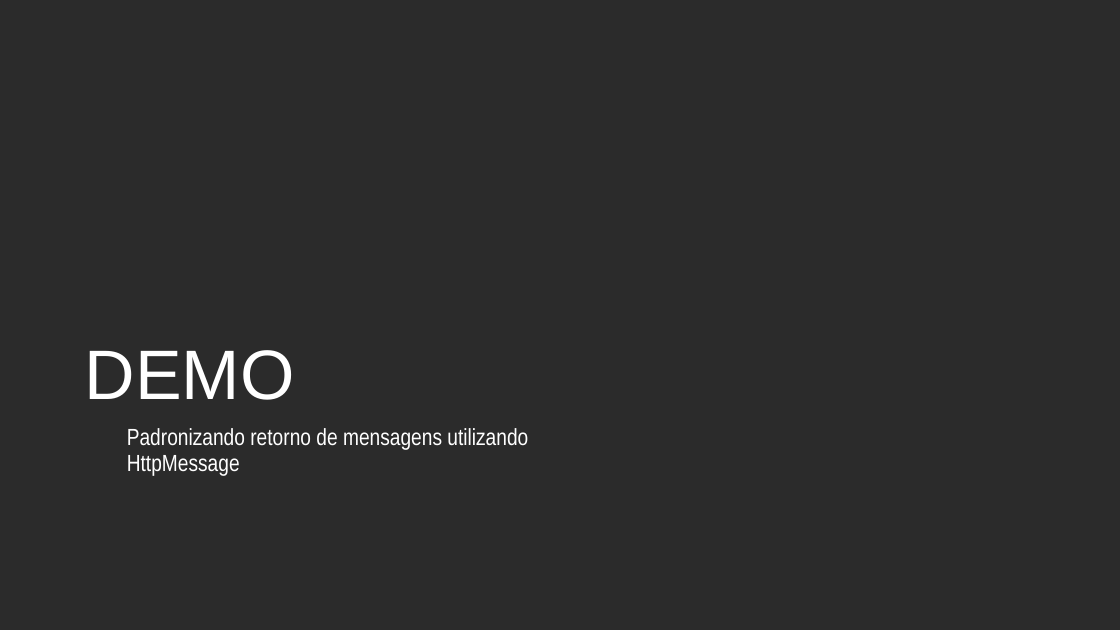
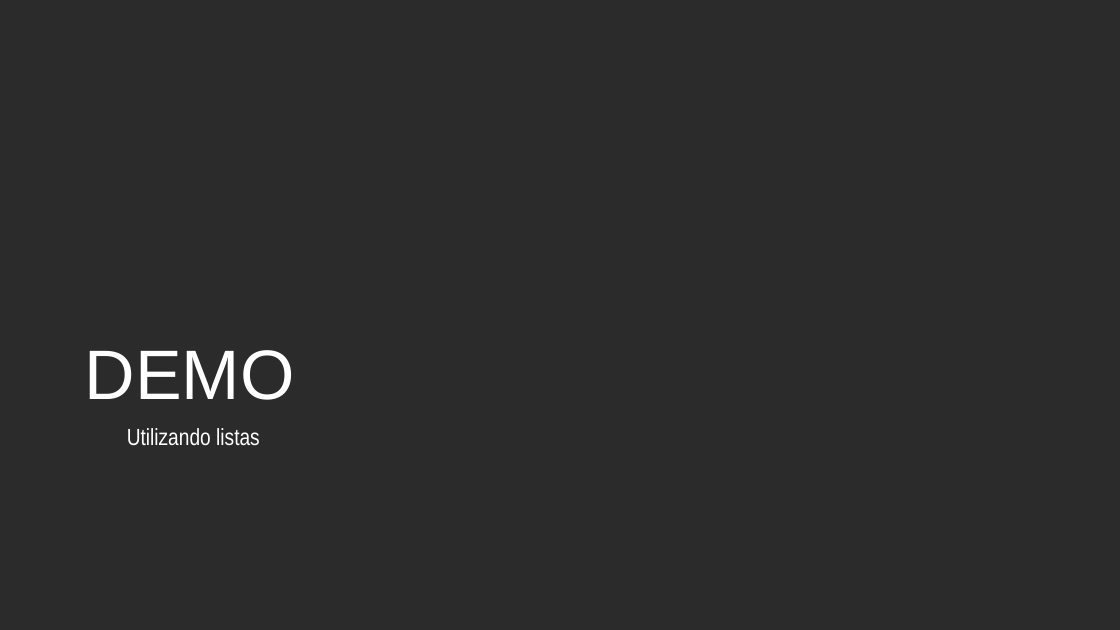
Before and after one commit to andrebaltieri/5485, a slide deck: slide 11 of ppts/Modulo 4/5485 - M04A01.pptx (slide 16 before the commit). Drawn at 1120x630 pixels with LibreOffice and Linux fonts; fonts in the diff are those of the drawing; background and template pictures are left out; a plain dark background stands for a picture behind light text. Boxes give left, top, right and bottom in pixels: in the first picture for what was removed or moved away, otherwise in the second. Text is boxed around its words. In the diff, an @@ line names an element or a change of style, - is before the commit and + after.

```diff
--- a/ppts/Modulo 4/5485 - M04A01.pptx
+++ b/ppts/Modulo 4/5485 - M04A01.pptx
@@ text "Utilizando listas" at (x1=127, y1=428, x2=260, y2=446): columns 2 to 1 @@
@@ text at (x1=127, y1=428, x2=260, y2=446): text changed @@
-  Padronizando retorno de mensagens utilizando HttpMessage
+  Utilizando listas
```
Also in this commit, not shown: 1 other slide changed, 6 slides added, 1 slide removed, 4 other files.
